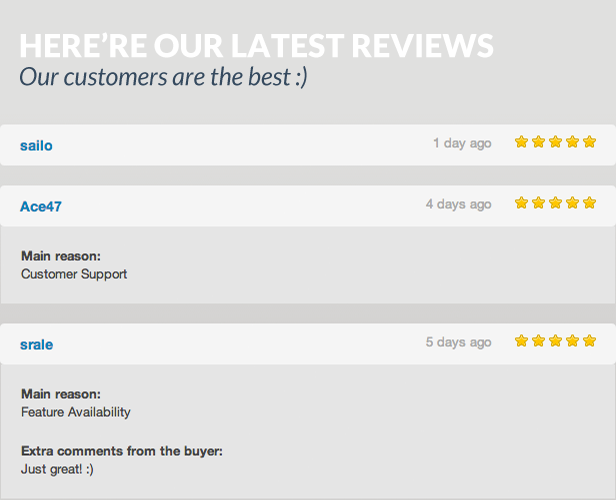
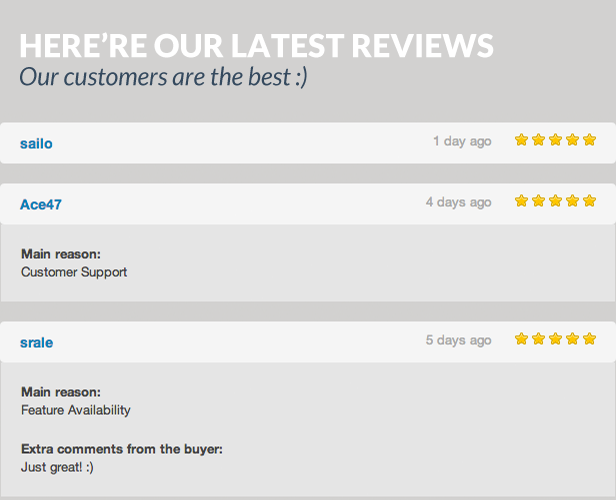
Layered file, before and after one edit (616x500). Changes by layer:
renamed "Screen Shot 2014-07-21 at 8.01.26 PM" to "Screen Shot 2014-07-21 at 8.19.43 PM", painted on it over [0,111,616,500]
painted on "Layer 1" over [0,0,616,500]
